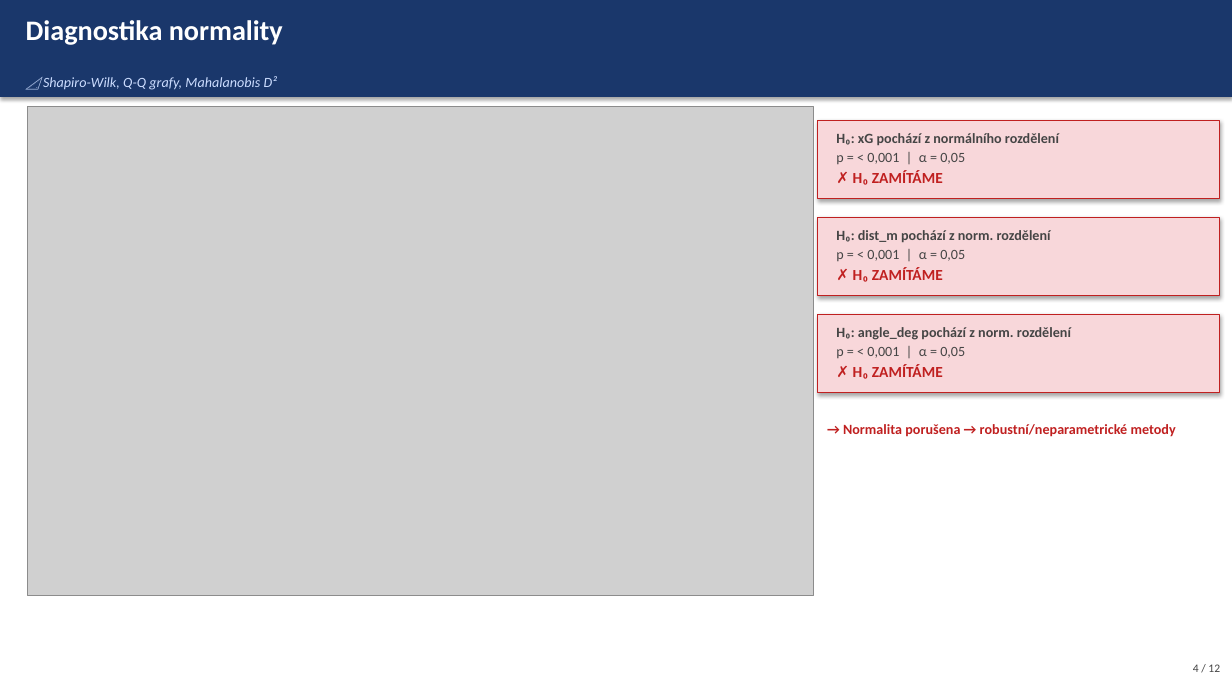
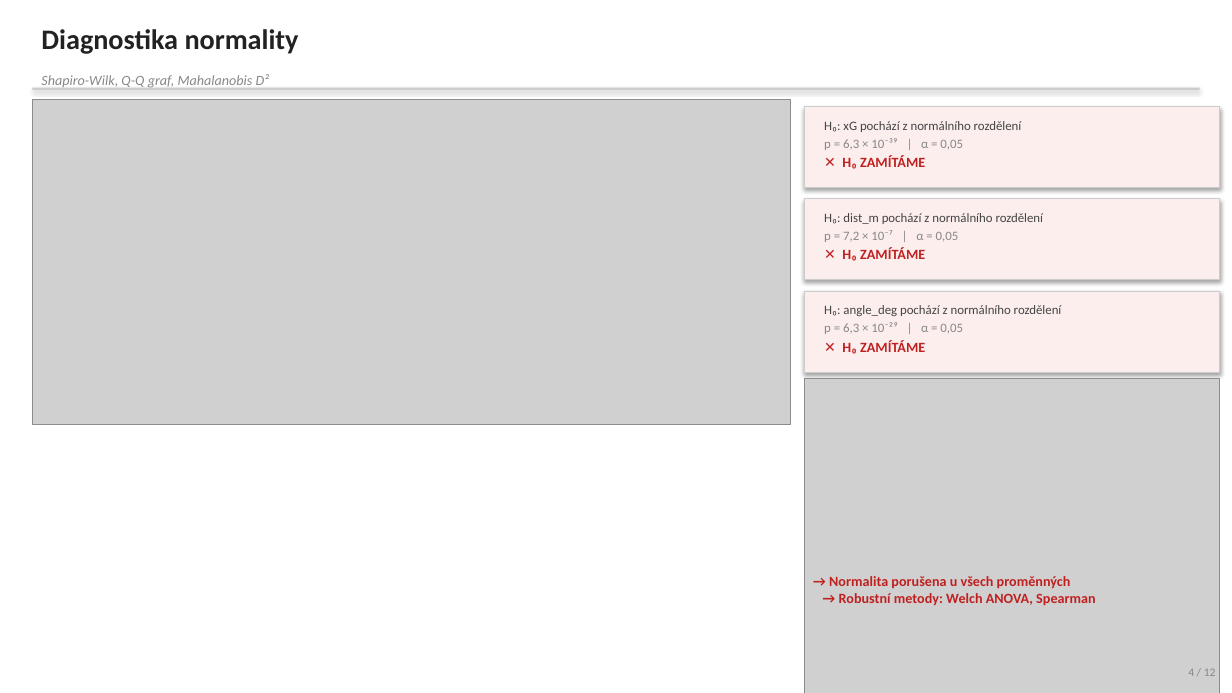
Before and after one commit to jkrejcikova/VMM_project_02, a slide deck: slide 4 of prezentace/prezentace_strelecka_uspesnost.pptx. Drawn at 1232x693 pixels with LibreOffice and Linux fonts; fonts in the diff are those of the drawing; grey boxes stand for pictures. Boxes give left, top, right and bottom in pixels: in the first picture for what was removed or moved away, otherwise in the second. Text is boxed around its words. In the diff, an @@ line names an element or a change of style, - is before the commit and + after.

Commit message:
Oprava grafiku a prezentace dle zpetne vazby
Grafy:
- Hřiště (01, 06b): bile pozadi #FFFFFF, seda cara #b0b0b0/lw=1.2
- Body strel: goal=#d62728, no-goal=#1f77b4, alpha=0.35, s=8
- Korelace (03): pouze jedna velka Spearmanova heatmapa, vetsi font
- Normalita (02): pouze 1x2 (histogram + Q-Q pro dist_m)
- Biplot (05b): zkracene sipky scale=3.0, text nependi pres okraj
- Forest plot (07b): logaritmicka osa X (xG nesmrska ostatni)

Prezentace:
- Vsechny slidy: ciste BILE pozadi #FFFFFF
- Zahlavi: cerny tucny text + tenka seda linka (zadny barevny pruh)
- Texty: tmave seda #222222, ramecky hypotez s jemnym ohranicenim
- Obrazky: pouze width=Inches(x), bez pevne vysky (zadna deformace)

```diff
--- a/prezentace/prezentace_strelecka_uspesnost.pptx
+++ b/prezentace/prezentace_strelecka_uspesnost.pptx
@@ text "Diagnostika normality": place and size @@
-text "Diagnostika normality" at bbox=[26, 20, 283, 45]
+text "Diagnostika normality" at bbox=[41, 29, 299, 54]
@@ text "Diagnostika normality" at bbox=[41, 29, 299, 54]: text colour #FFFFFF to #222222 @@
@@ rectangle: place and size @@
-rectangle at bbox=[0, 0, 1232, 97]
+rectangle at bbox=[32, 88, 1200, 91]
@@ rectangle at bbox=[32, 88, 1200, 91]: fill #1A376B to #CCCCCC @@
@@ text at bbox=[41, 74, 269, 89]: text changed; text colour #CCDDFF to #888888 @@
-📐 Shapiro-Wilk, Q-Q grafy, Mahalanobis D²
+Shapiro-Wilk, Q-Q graf, Mahalanobis D²
@@ picture: place and size @@
-picture at bbox=[28, 106, 813, 596]
+picture at bbox=[32, 100, 790, 424]
@@ rectangle: place and size @@
-rectangle at bbox=[818, 120, 1220, 199]
+rectangle at bbox=[804, 106, 1220, 188]
@@ text "H₀: xG pochází z normálního ...": place and size @@
-text "H₀: xG pochází z normálního ..." at bbox=[836, 133, 1059, 185]
+text "H₀: xG pochází z normálního ..." at bbox=[824, 121, 1022, 169]
@@ text at bbox=[824, 138, 963, 169]: text changed; size 11 to 10 pt; text colour #454545 to #888888 @@
-p = < 0,001 | α = 0,05
-✗ H₀ ZAMÍTÁME
+p = 6,3 × 10⁻³⁹ | α = 0,05
+✕ H₀ ZAMÍTÁME
@@ text at bbox=[824, 121, 1022, 132]: size 11 to 10 pt, text colour #454545 to #444444, bold off in "H₀: xG pochází z normálního rozdělení" @@
@@ rectangle: place and size @@
-rectangle at bbox=[818, 217, 1220, 296]
+rectangle at bbox=[804, 199, 1220, 280]
@@ text at bbox=[824, 213, 1044, 261]: text changed; size 11 to 10 pt; text colour #454545 to #444444; bold off @@
-H₀: dist_m pochází z norm. rozdělení
-p = < 0,001 | α = 0,05
-✗ H₀ ZAMÍTÁME
+H₀: dist_m pochází z normálního rozdělení
+p = 7,2 × 10⁻⁷ | α = 0,05
+✕ H₀ ZAMÍTÁME
@@ fill #F8D7DA to #FDEEEE; outline #C02020 0.75 pt to #CCCCCC 0.75 pt in 3 elements at bbox=[804, 106, 1220, 188], bbox=[804, 199, 1220, 280], bbox=[804, 291, 1220, 372] @@
@@ rectangle: place and size @@
-rectangle at bbox=[818, 314, 1220, 393]
+rectangle at bbox=[804, 291, 1220, 372]
@@ text at bbox=[824, 305, 1062, 354]: text changed; size 11 to 10 pt; text colour #454545 to #444444; bold off @@
-H₀: angle_deg pochází z norm. rozdělení
-p = < 0,001 | α = 0,05
-✗ H₀ ZAMÍTÁME
+H₀: angle_deg pochází z normálního rozdělení
+p = 6,3 × 10⁻²⁹ | α = 0,05
+✕ H₀ ZAMÍTÁME
@@ picture added at bbox=[804, 379, 1220, 693] @@
@@ text removed at bbox=[843, 424, 1176, 437] @@
-→ Normalita porušena → robustní/neparametrické metody
@@ text added at bbox=[829, 576, 1095, 605], 11 pt, text #C02020, bold @@
+→ Normalita porušena u všech proměnných
+→ Robustní metody: Welch ANOVA, Spearman
@@ text "4 / 12" at bbox=[1188, 669, 1216, 676]: text colour #454545 to #888888 @@
```
Also in this commit, not shown: 11 other slides changed, 8 other files.
